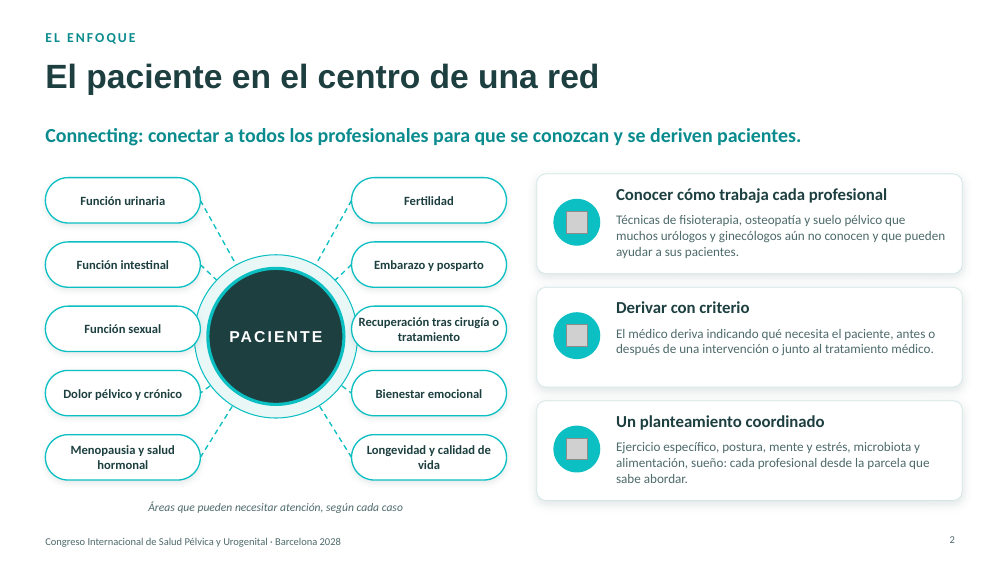
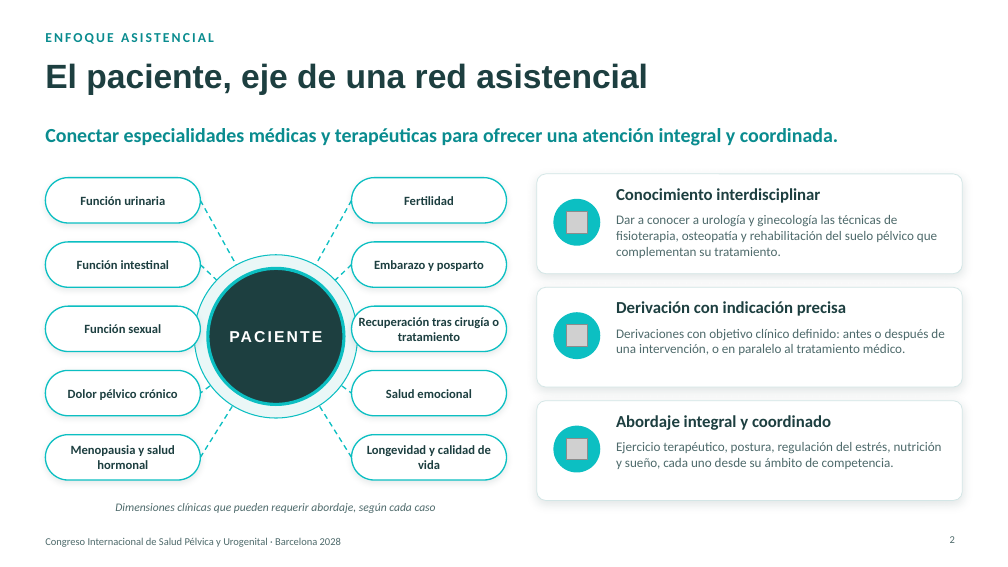
Before and after one commit to walam-bcn/formacion-olivier-bazin, a slide deck: slide 2 of Presentacion_ACU_Congreso_Barcelona_2028.pptx. Drawn at 1008x567 pixels with LibreOffice and Linux fonts; fonts in the diff are those of the drawing; grey boxes stand for pictures; background and template pictures are left out. Boxes give left, top, right and bottom in pixels: in the first picture for what was removed or moved away, otherwise in the second. Text is boxed around its words. In the diff, an @@ line names an element or a change of style, - is before the commit and + after.

```diff
--- a/Presentacion_ACU_Congreso_Barcelona_2028.pptx
+++ b/Presentacion_ACU_Congreso_Barcelona_2028.pptx
@@ text at [45,33,214,44]: text changed @@
-EL ENFOQUE
+ENFOQUE ASISTENCIAL
@@ title at [45,63,648,95]: text changed @@
-El paciente en el centro de una red
+El paciente, eje de una red asistencial
@@ text at [45,128,838,146]: text changed @@
-Connecting: conectar a todos los profesionales para que se conozcan y se deriven pacientes.
+Conectar especialidades médicas y terapéuticas para ofrecer una atención integral y coordinada.
@@ text at [616,188,820,203]: text changed @@
-Conocer cómo trabaja cada profesional
+Conocimiento interdisciplinar
@@ text at [616,215,937,258]: text changed @@
-Técnicas de fisioterapia, osteopatía y suelo pélvico que muchos urólogos y ginecólogos aún no conocen y que pueden ayudar a sus pacientes.
+Dar a conocer a urología y ginecología las técnicas de fisioterapia, osteopatía y rehabilitación del suelo pélvico que complementan su tratamiento.
@@ text at [616,329,944,355]: text changed @@
-El médico deriva indicando qué necesita el paciente, antes o después de una intervención o junto al tratamiento médico.
+Derivaciones con objetivo clínico definido: antes o después de una intervención, o en paralelo al tratamiento médico.
@@ text at [616,301,846,316]: text changed @@
-Derivar con criterio
+Derivación con indicación precisa
@@ text at [68,389,178,400]: text changed @@
-Dolor pélvico y crónico
+Dolor pélvico crónico
@@ text at [386,389,472,398]: text changed @@
-Bienestar emocional
+Salud emocional
@@ text at [616,415,831,430]: text changed @@
-Un planteamiento coordinado
+Abordaje integral y coordinado
@@ text at [616,442,942,469]: text changed @@
-Ejercicio específico, postura, mente y estrés, microbiota y alimentación, sueño: cada profesional desde la parcela que sabe abordar.
+Ejercicio terapéutico, postura, regulación del estrés, nutrición y sueño, cada uno desde su ámbito de competencia.
@@ text at [115,503,436,513]: text changed @@
-Áreas que pueden necesitar atención, según cada caso
+Dimensiones clínicas que pueden requerir abordaje, según cada caso
```
Also in this commit, not shown: 2 other slides changed.
